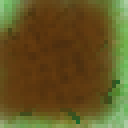
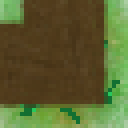
Revision of a layered 128 x 128 image; what changed, layer by layer:
added layer "thicc" above "grass0.png" over bbox(0, 0, 112, 116)
painted on "grass0.png" over bbox(0, 0, 128, 128)
